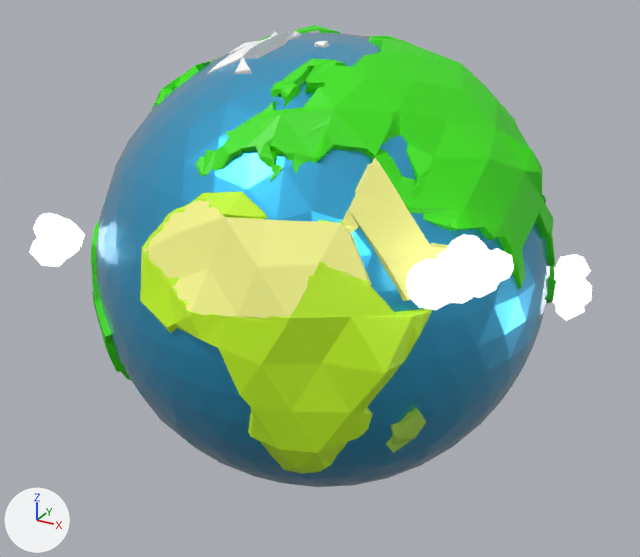
Renders of the glTF model scene.glb from each side of a commit.
One viewpoint serves both versions: a 50 mm camera at (15.1, -27.8, 13.1) aimed at (-0.1, -0.1, -0.7). The axes (+X, +Y, +Z) are drawn at lower left. The lights are the same throughout.

Before the edit, the objects in view are built like this:
```python
me_earth4_lambert1_0_006 = bpy.data.meshes.new('earth4_lambert1_0.006')
me_earth4_lambert1_0_006.from_pydata(...)  # 2175 vertices, 6247 faces; spans x 3.68..6.85, y -6.35..-3.8, z 1.88..5.89
me_earth4_lambert1_0_006.materials.append(mat_материал_009)  # yellow #feff91
me_икосфера_003 = bpy.data.meshes.new('Икосфера.003')
me_икосфера_003.from_pydata(...)  # 680 vertices, 1387 faces; spans x -9.2..9.6, y -7.6..9.8, z -5.8..5.2
me_икосфера_003.materials.append(mat_материал_001)  # white #ffffff
me_икосфера_004 = bpy.data.meshes.new('Икосфера.004')
me_икосфера_004.from_pydata(...)  # an icosphere of 80 faces spanning x -0.95..0.95, y -1.0..1.0, z -1.0..1.0
ob_earth = bpy.data.objects.new('earth', me_икосфера_004)
ob_earth.location = (0.0, 0.0, 0.0)
ob_oae = bpy.data.objects.new('oae', me_earth4_lambert1_0_006)
ob_oae.parent = ob_earth
ob_oae.location = (0.0, 0.0, 0.0)
ob_sky = bpy.data.objects.new('sky', me_икосфера_003)
ob_sky.location = (0.0, 0.0, 0.0)
ob_sky.rotation_euler = (0.0, 0.0, 0.0757)  # degrees (0, 0, 4.3)
# also in view: 'Икосфера' at (0.0, 0.0, 0.0); 'africa.001' at (1.5, -7.3, 3.0); 'africa' at (2.0, -6.5, 0.2); 'grend' at (-1.0, -1.0, 7.8); 'russia' at (3.6, -0.9, 4.6)
```
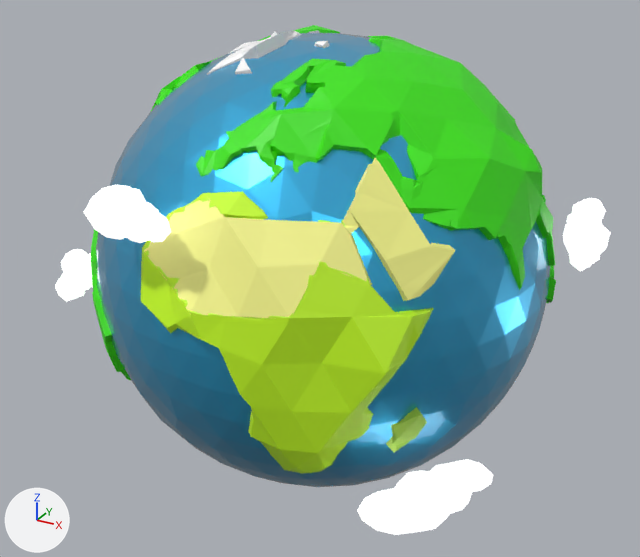
Location of each change, [x1, y1, x2, y2] in pixels of the pictures (640 x 557 px):
'Икосфера', turned: [96, 33, 550, 487] in both
'russia', turned: [196, 36, 555, 290] in both
'africa', turned: before [140, 191, 432, 474]; after [141, 191, 433, 474]
'sky', turned: before [29, 213, 592, 321]; after [55, 185, 611, 535]
'africa.001', turned: [144, 196, 372, 319] in both
'oae', turned: before [342, 158, 449, 301]; after [343, 157, 455, 301]
'grend', turned: [207, 30, 330, 75] in both
'usa', turned: before [91, 221, 131, 380]; after [91, 229, 131, 380]
'madag', turned: before [386, 408, 426, 453]; after [386, 407, 427, 453]
'usa.001', turned: [151, 25, 340, 111] in both
'indos', turned: before [542, 195, 556, 304]; after [542, 195, 556, 303]

The change in detail:
Object 'sky' (ob_sky) turns from (0, 0, 4.3) to (0, 0, 169) degrees about x, y and z.
Object 'earth' (ob_earth) turns from (0, 0, 0) to (0, 0, 0.1) degrees about x, y and z.
